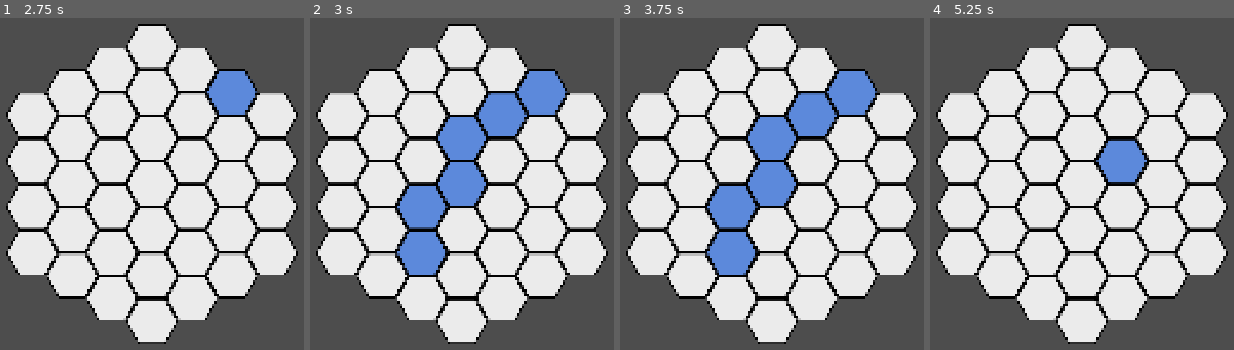
Above: before the commit, frames 1-4 (left to right).
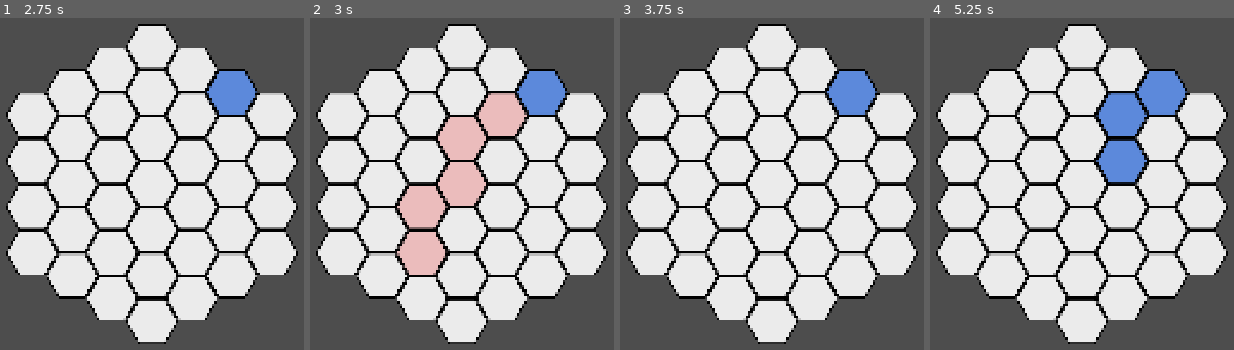
Above: after the commit, the same moments.

Repository: stefan-11/hexfield
Game: Godot game, scene res://hex_map.tscn
The game is run twice, just before and just after one commit, with the same random seed, the same clock (stepped at 60 frames per second) and the same inputs.
Inputs (mouse positions are in pixels of both pictures, inside the frame that each line leads up to):
- Up to frame 1 (2.75 s): tap Enter at 0.5, 2 s; move the mouse to (outside the picture) at 0.52 s; click (outside the picture) at 0.67 s; tap Space at 1.25 s; move the mouse to (outside the picture) at 1.27 s; click (outside the picture) at 1.42 s; move the mouse to (231, 84) at 2.02 s; click (231, 84) at 2.17 s
- Up to frame 2 (3 s): tap Space at 2.75 s; move the mouse to (422, 273) at 2.77 s; click (422, 273) at 2.92 s
- Up to frame 3 (3.75 s): tap Enter at 3.5 s; move the mouse to (outside the picture) at 3.52 s; click (outside the picture) at 3.67 s
- Up to frame 4 (5.25 s): tap Space at 4.25 s; move the mouse to (outside the picture) at 4.27 s; click (outside the picture) at 4.42 s; move the mouse to (1121, 184) at 5.02 s; click (1121, 184) at 5.17 s

Frame 1 is identical in both runs. In frame 2, 8.0% of the frame differs, in the area x 28-72%, y 22-78%; in frame 3, 8.0%; in frame 4, 3.2%.

Commit message:
allow max 3 fields movement

Diff:
--- a/hex_map.gd
+++ b/hex_map.gd
@@ -15,9 +15,12 @@
 
 const SELECTED_COLOR := Color.CORNFLOWER_BLUE
 const HOVER_COLOR := Color(0.85, 0.9, 1.0)
+const OUT_OF_RANGE_COLOR := Color(1.0, 0.8, 0.8)
 
 ## Anzahl der Felder, die vom Mittelfeld in jede Richtung ausgehen.
 @export var radius: int = 3
+## Wie viele Felder der Spieler von Feld 1 aus laufen darf.
+@export var move_range: int = 3
 ## Skalierung der Felder (0.8 sorgt dafür, dass das Feld ins Standardfenster passt).
 @export var tile_scale: float = 1
 ## Platziert das Spielfeld beim Start in der Mitte des Viewports.
@@ -72,7 +75,16 @@
 
 ## Markiert ein Feld. Es sind höchstens zwei Felder gleichzeitig markiert:
 ## Ein dritter Klick hebt die bisherige Auswahl auf und beginnt eine neue.
+## Feld 2 muss innerhalb von `move_range` Schritten von Feld 1 erreichbar sein.
+## Ein erneuter Klick auf Feld 1 wählt es wieder ab.
 func select_tile(hex: Vector2i) -> void:
+	if selected.size() == 1 and hex == selected[0]:
+		clear_selection()
+		print("Feld 1 abgewählt")
+		return
+	if selected.size() == 1 and not is_reachable(selected[0], hex):
+		print("Feld (q=%d, r=%d) ist außer Reichweite (maximal %d Felder)" % [hex.x, hex.y, move_range])
+		return
 	if selected.size() >= 2:
 		selected.clear()
 	selected.append(hex)
@@ -96,23 +108,33 @@
 	return result
 
 
+## Ob `to` von `from` aus in höchstens `move_range` Schritten erreichbar ist.
+func is_reachable(from: Vector2i, to: Vector2i) -> bool:
+	var steps := find_path(from, to).size() - 1
+	return steps >= 0 and steps <= move_range
+
+
 ## Berechnet den angezeigten Pfad neu und färbt alle Felder ein:
 ## angeklickte Felder und der fertige Pfad kräftig blau,
-## Pfad-Vorschau und Feld unter der Maus hellblau, alle anderen weiß.
+## Pfad-Vorschau und Feld unter der Maus hellblau (hellrot, wenn außer Reichweite),
+## alle anderen weiß.
 func _update_highlights() -> void:
 	path.clear()
 	if selected.size() == 2:
 		path = find_path(selected[0], selected[1])
 	elif selected.size() == 1 and hovered != null:
 		path = find_path(selected[0], hovered)
-	var path_color := SELECTED_COLOR if selected.size() == 2 else HOVER_COLOR
+	var hover_color := HOVER_COLOR
+	if selected.size() == 1 and hovered != null and not is_reachable(selected[0], hovered):
+		hover_color = OUT_OF_RANGE_COLOR
+	var path_color := SELECTED_COLOR if selected.size() == 2 else hover_color
 	for hex in tiles:
 		if hex in selected:
 			tiles[hex].modulate = SELECTED_COLOR
 		elif hex in path:
 			tiles[hex].modulate = path_color
 		elif hex == hovered:
-			tiles[hex].modulate = HOVER_COLOR
+			tiles[hex].modulate = hover_color
 		else:
 			tiles[hex].modulate = Color.WHITE
 
